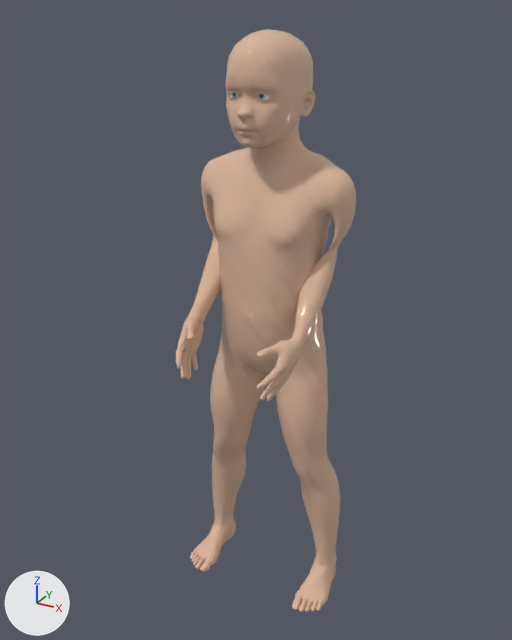
An edit to the glTF model public/bodymap3d/v3/real-human/body-kleinkind-maennlich-real-v3.glb, drawn before and after from the same camera.
Both versions are drawn from a camera (50 mm lens) standing at (0.518, -0.944, 1.027) and looking at (-0.011, 0.017, 0.547). Lighting does not change. The marker at lower left points along +X, +Y and +Z. The older version comes first. Vertices at exactly the same position are counted once.

The first picture shows 'real-human-body'.
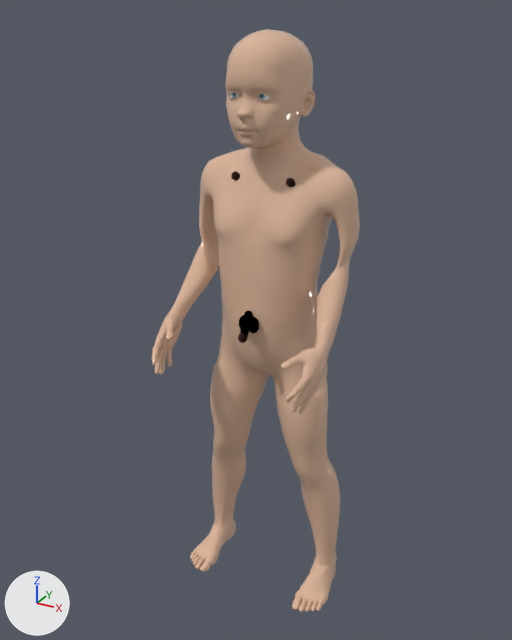
Boxes (x1, y1, x2, y2) around the edits, measured in the pictures (512 x 640 px; the box of a moved part takes in the faces that stretch with it):
'real-human-body', reshaped (15% wider): before (176, 29, 356, 612); after (152, 29, 360, 612)
'real-human-penis', added: after (240, 311, 253, 336)
'real-human-scrotum-right', added: after (249, 317, 259, 333)
'real-human-glans', added: after (238, 332, 248, 343)
'real-human-areola-right', added: after (286, 178, 295, 187)
'real-human-scrotum-left', added: after (239, 315, 244, 329)
part 1 of me_real_human_body, moved or reshaped: before (176, 155, 356, 401); after (152, 152, 360, 414)

The change, as a list of edits to the scene's bpy script:
```text
Add mat_genital_mucosa:
    mat_genital_mucosa = principled_material('genital_mucosa')
    mat_genital_mucosa.base_color = (0.55, 0.27, 0.26)  # pink #c48e8b
    mat_genital_mucosa.roughness = 0.48
Add mat_areola_skin:
    mat_areola_skin = principled_material('areola_skin')
    mat_areola_skin.base_color = (0.48, 0.25, 0.2)  # beige #b8897c
    mat_areola_skin.roughness = 0.58
Change me_real_human_body:
    used by ob_real_human_body; location = (0.0, 0.0, 0.0)
    remove me_real_human_body.from_pydata(...)  # 13380 vertices, 26756 faces; spans x -0.146..0.146, y -0.13..0.13, z 0.0..1.0
    add me_real_human_body.from_pydata(...)  # 13380 vertices, 26756 faces; spans x -0.147..0.147, y -0.13..0.13, z 0.0..1.0
    me_real_human_body part 1: 4156 of 13380 vertices moved; they spanned x -0.136..0.136, y -0.13..0.1, z 0.44..0.805 and now span x -0.147..0.147, y -0.13..0.1, z 0.44..0.806; mean shift (0.0, 0.0, -0.005); largest move (-0.074, -0.098, 0.472) -> (-0.129, -0.098, 0.466)
Add me_real_human_scrotum_right:
    me_real_human_scrotum_right.from_pydata(...)  # a UV sphere (22 segments, 14 rings, poles along z) spanning x -0.0016..0.0179, y -0.036..-0.018, z 0.5448..0.5722
    me_real_human_scrotum_right.materials.append(mat_skin_real_human)  # its picture is missing
Add me_real_human_scrotum_left:
    me_real_human_scrotum_left.from_pydata(...)  # a UV sphere (22 segments, 14 rings, poles along z) spanning x -0.0179..0.0016, y -0.036..-0.018, z 0.5448..0.5722
    me_real_human_scrotum_left.materials.append(mat_skin_real_human)  # its picture is missing
Add me_real_human_glans:
    me_real_human_glans.from_pydata(...)  # 351 vertices, 696 faces; spans x -0.0078..0.0078, y -0.0546..-0.0397, z 0.5341..0.5523
    me_real_human_glans.materials.append(mat_genital_mucosa)  # pink #c48e8b
Add me_real_human_penis:
    me_real_human_penis.from_pydata(...)  # 364 vertices, 720 faces; spans x -0.0068..0.0068, y -0.0498..-0.0216, z 0.5403..0.5822
    me_real_human_penis.materials.append(mat_skin_real_human)  # its picture is missing
Add me_real_human_areola_right:
    me_real_human_areola_right.from_pydata(...)  # 222 vertices, 440 faces; spans x 0.04..0.056, y 0.0155..0.0205, z 0.777..0.793
    me_real_human_areola_right.materials.append(mat_areola_skin)  # beige #b8897c
Add ob_real_human_scrotum_right:
    ob_real_human_scrotum_right = bpy.data.objects.new('real-human-scrotum-right', me_real_human_scrotum_right)
    ob_real_human_scrotum_right.location = (0.0, 0.0, 0.0)
Add ob_real_human_scrotum_left:
    ob_real_human_scrotum_left = bpy.data.objects.new('real-human-scrotum-left', me_real_human_scrotum_left)
    ob_real_human_scrotum_left.location = (0.0, 0.0, 0.0)
Add ob_real_human_glans:
    ob_real_human_glans = bpy.data.objects.new('real-human-glans', me_real_human_glans)
    ob_real_human_glans.location = (0.0, 0.0, 0.0)
Add ob_real_human_penis:
    ob_real_human_penis = bpy.data.objects.new('real-human-penis', me_real_human_penis)
    ob_real_human_penis.location = (0.0, 0.0, 0.0)
Add ob_real_human_areola_right:
    ob_real_human_areola_right = bpy.data.objects.new('real-human-areola-right', me_real_human_areola_right)
    ob_real_human_areola_right.location = (0.0, 0.0, 0.0)
```
